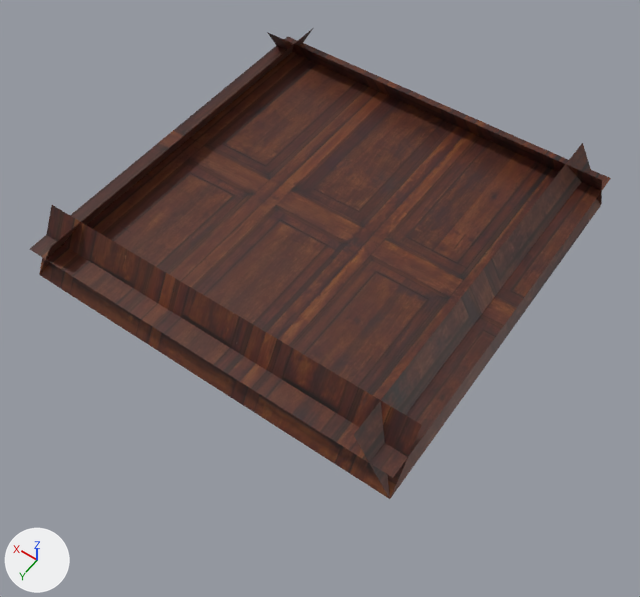
What one commit did to the Blender file Blender/room1.blend.
One viewpoint serves both versions: a 50 mm lens placed at (-26.8, 38.9, 64.7), pointed at (-0.6, 2.2, 7.0). Every picture has the same lights, and +X, +Y and +Z are marked at lower left. The picture after the commit comes second.

In view in the first picture: 'Roof_1'.
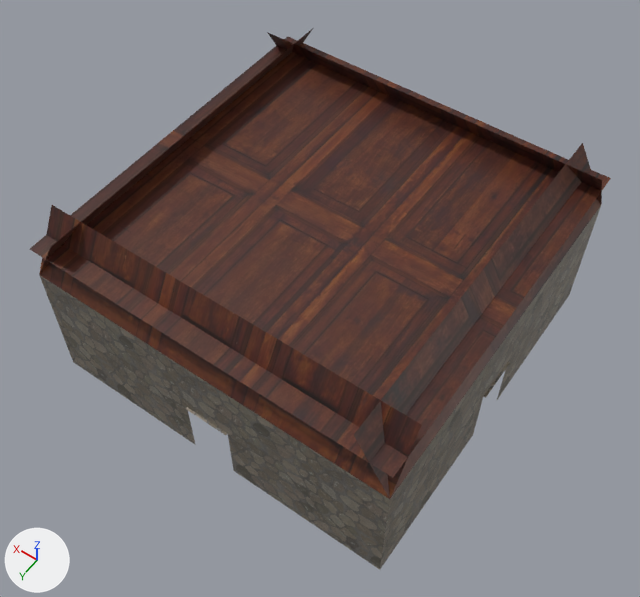
Where the change shows, as pixel boxes (x1, y1, x2, y2) in the pictures (640 x 597 px):
'Wall_1_S_top', shown: after (39, 275, 390, 537)
'Wall_1_E_top', shown: after (385, 206, 601, 536)
'Wall_1_S_sx', shown: after (228, 434, 385, 569)
'Wall_1_S_dx', shown: after (57, 321, 195, 444)
'Wall_1_E_dx', shown: after (380, 398, 483, 569)
'Wall_1_E_sx', shown: after (496, 254, 584, 401)

The change, as a diff of the scene's bpy script:
```diff
--- a/Blender/room1.blend.py
+++ b/Blender/room1.blend.py
@@ ob_wall_1_e_top @@
 ob_wall_1_e_top.location = (0.0, 0.0, 0.0)
-ob_wall_1_e_top.hide_set(True)
@@ ob_wall_1_e_sx @@
 ob_wall_1_e_sx.location = (0.0, 0.0, 0.0)
-ob_wall_1_e_sx.hide_set(True)
@@ ob_wall_1_e_dx @@
 ob_wall_1_e_dx.location = (0.0, 0.0, 0.0)
-ob_wall_1_e_dx.hide_set(True)
@@ ob_wall_1_s_dx @@
 ob_wall_1_s_dx.location = (0.0, 0.0, 0.0)
-ob_wall_1_s_dx.hide_set(True)
@@ ob_wall_1_s_sx @@
 ob_wall_1_s_sx.location = (0.0, 0.0, 0.0)
-ob_wall_1_s_sx.hide_set(True)
@@ ob_wall_1_s_top @@
 ob_wall_1_s_top.location = (0.0, 0.0, 0.0)
-ob_wall_1_s_top.hide_set(True)
```
